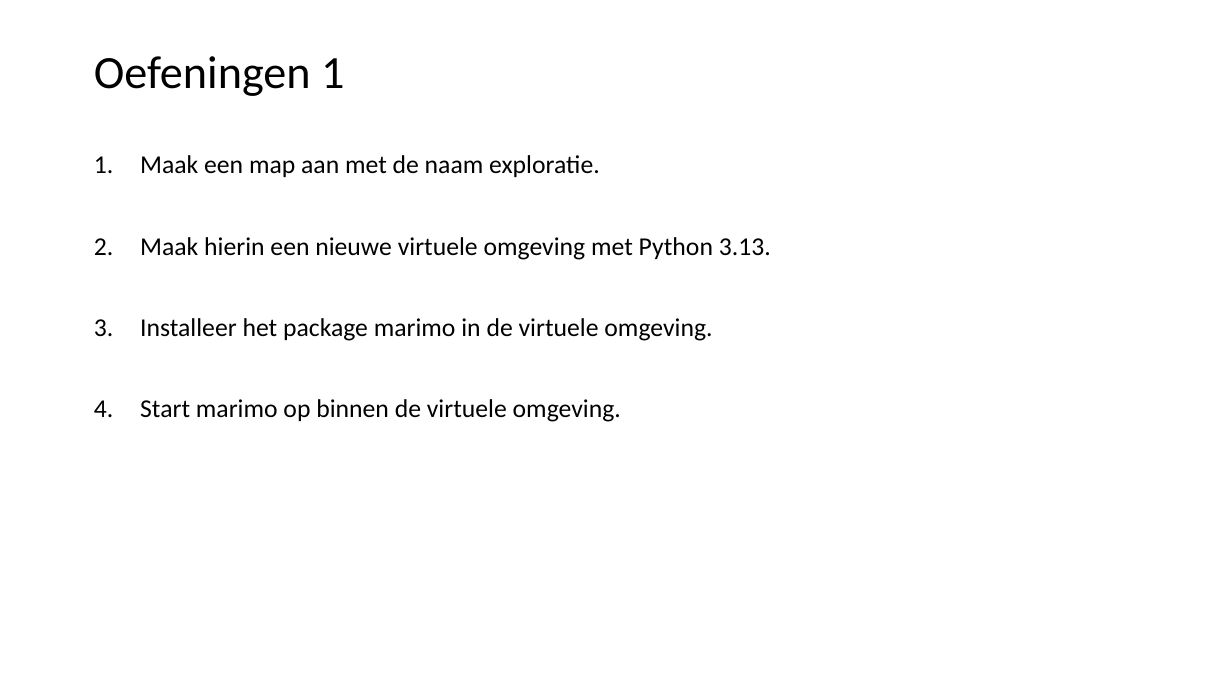
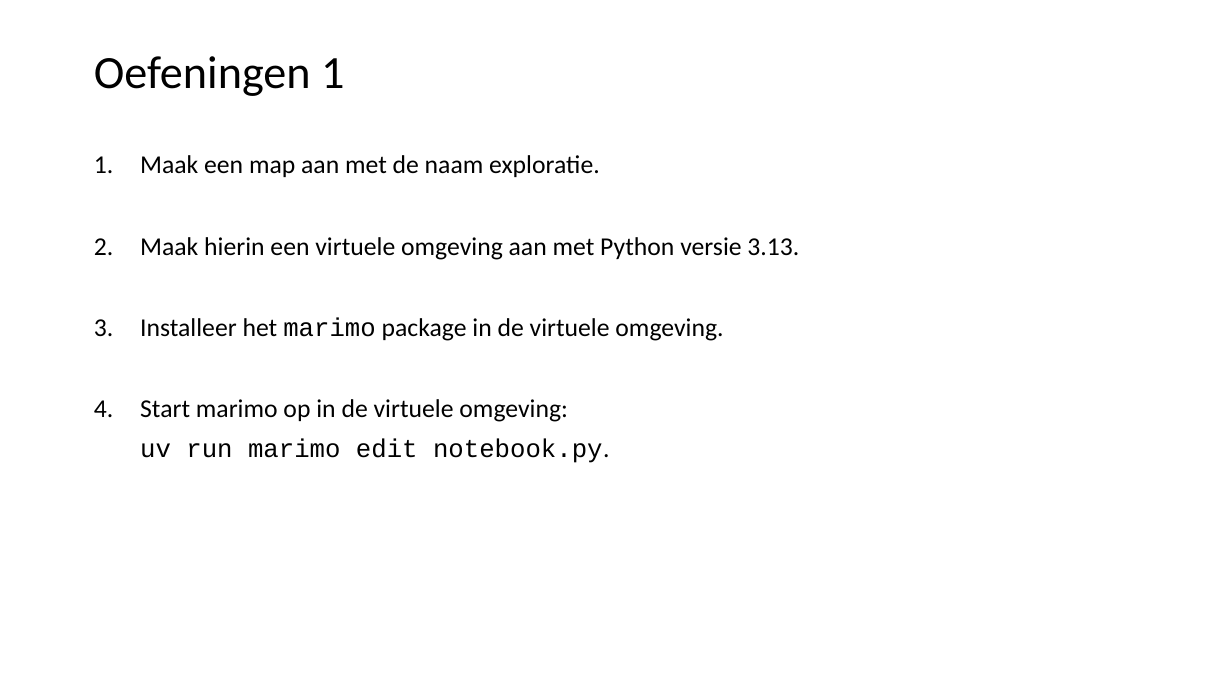
Before and after one commit to LFKoning/knowledge-sharing, a slide deck: slide 18 of python_course_4p/1_venv_package/1_venv_package.pptx. Drawn at 1232x693 pixels with LibreOffice and Linux fonts; fonts in the diff are those of the drawing. Boxes give left, top, right and bottom in pixels: in the first picture for what was removed or moved away, otherwise in the second. Text is boxed around its words. In the diff, an @@ line names an element or a change of style, - is before the commit and + after.

Commit message:
Updates to Python 4P

```diff
--- a/python_course_4p/1_venv_package/1_venv_package.pptx
+++ b/python_course_4p/1_venv_package/1_venv_package.pptx
@@ text at bbox=[140, 237, 799, 463]: text changed @@
-2. Maak hierin een nieuwe virtuele omgeving met Python 3.13.
-3. Installeer het package marimo in de virtuele omgeving.
-4. Start marimo op binnen de virtuele omgeving.
+2. Maak hierin een virtuele omgeving aan met Python versie 3.13.
+3. Installeer het marimo package in de virtuele omgeving.
+4. Start marimo op in de virtuele omgeving:
+uv run marimo edit notebook.py.
```
Also in this commit, not shown: 25 other slides changed, 1 slide added, 6 other files.
